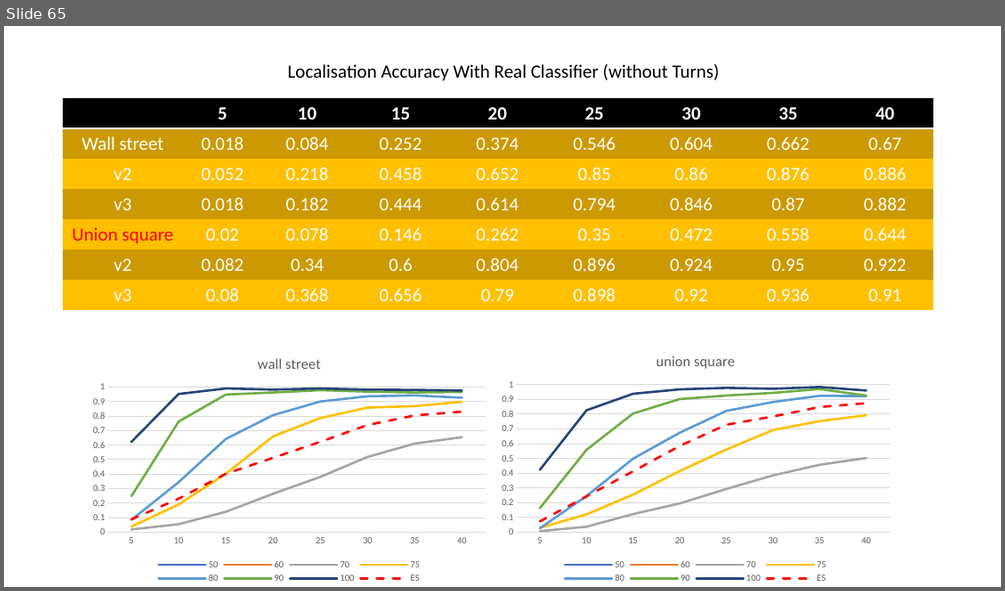
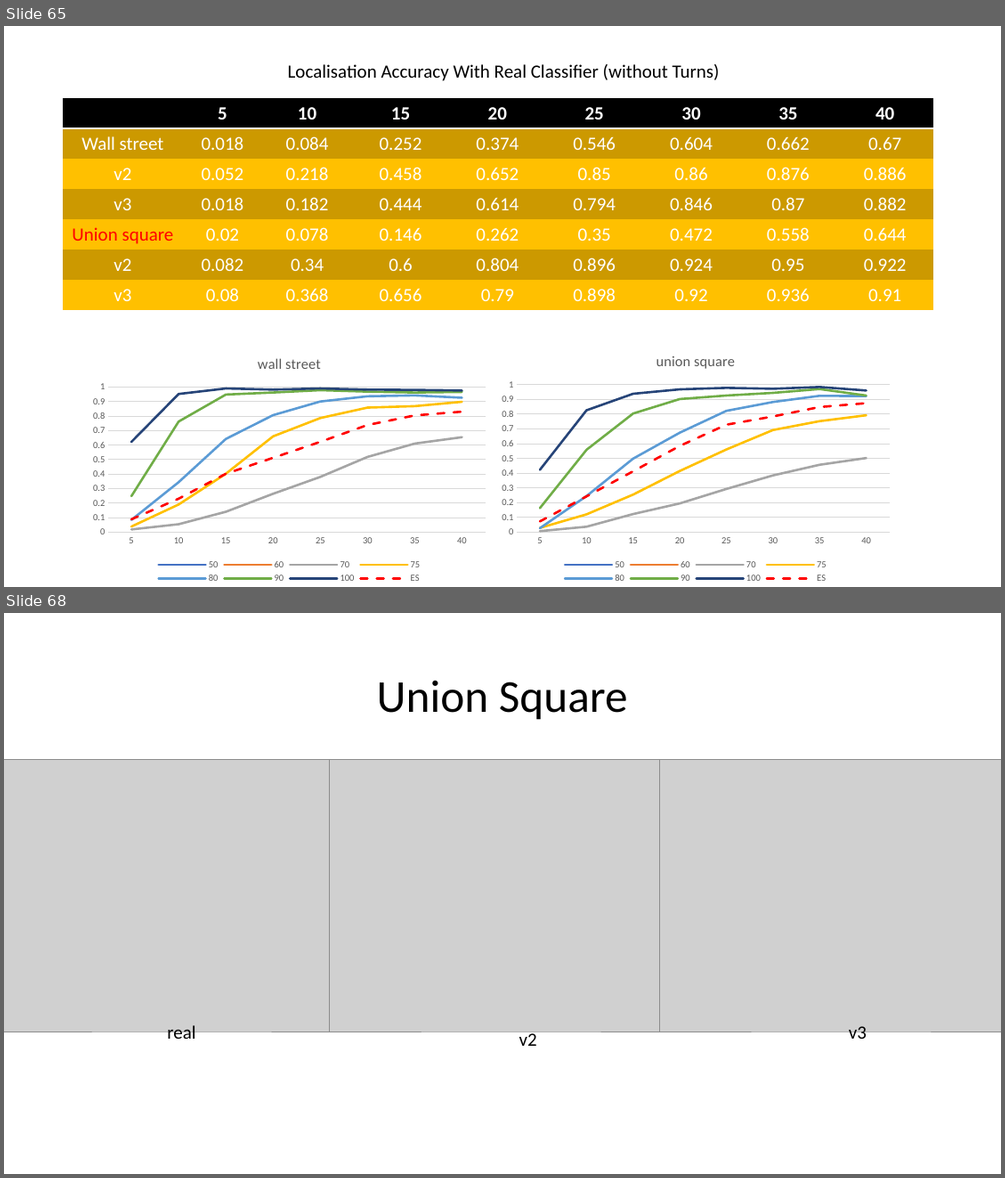
Before and after one commit to ZhouMengjie/bsd-cnn-network, a slide deck: BSD_Figures.pptx. Shown one above the other, each under a label of ours: slide 65 before the commit, slides 65 and 68 after it; the slides between them are not shown. The pictures are 1005x591 and 1005x1178 pixels, drawn with LibreOffice and Linux fonts; fonts in the diff are those of the drawing; grey boxes stand for pictures. Boxes give left, top, right and bottom in pixels: in the first picture for what was removed or moved away, otherwise in the second. Text is boxed around its words. In the diff, an @@ line names an element or a change of style, - is before the commit and + after.

```diff
--- a/BSD_Figures.pptx
+++ b/BSD_Figures.pptx
@@ slide 68 added at bbox=[4, 613, 1001, 1174], background #FFFFFF @@
@@ title added at bbox=[377, 680, 628, 720], 44 pt, text #000000 @@
+Union Square
@@ picture added at bbox=[4, 759, 364, 1031] @@
@@ picture added at bbox=[330, 759, 694, 1031] @@
@@ picture added at bbox=[659, 759, 1001, 1031] @@
@@ text added at bbox=[167, 1025, 195, 1044], 18 pt, text #000000 @@
+real
@@ text added at bbox=[519, 1030, 537, 1046], 18 pt, text #000000 @@
+v2
@@ text added at bbox=[849, 1026, 866, 1044], 18 pt, text #000000 @@
+v3
```
Also in this commit, not shown: 4 slides changed, 7 other slides added, 1 other file.
